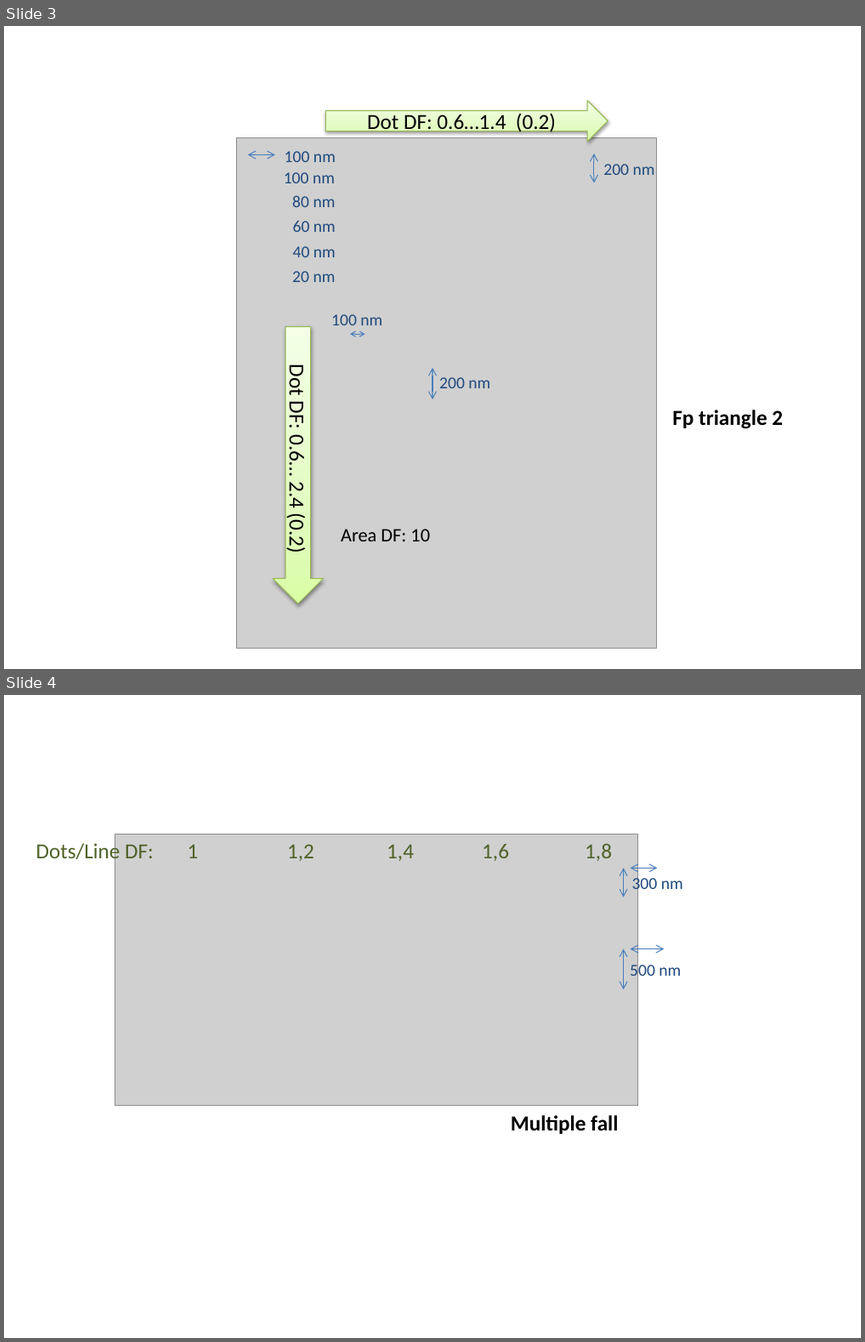
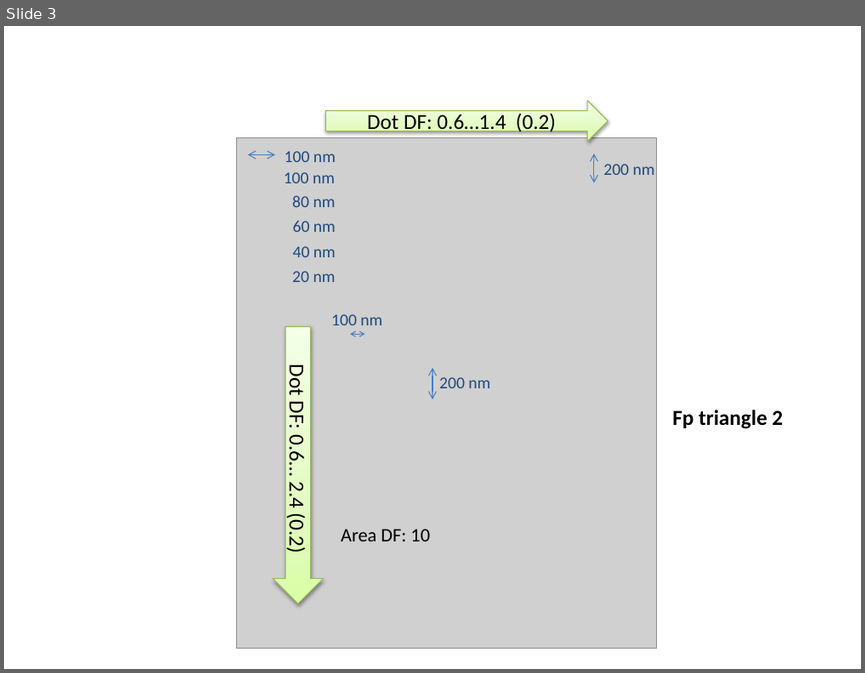
Before and after one commit to AdrienMau/Australie, a slide deck: Design/designs.pptx. Shown one above the other, each under a label of ours: slides 3 and 4 before the commit, slide 3 after it. The pictures are 865x1342 and 865x673 pixels, drawn with LibreOffice and Linux fonts; fonts in the diff are those of the drawing; grey boxes stand for pictures. Boxes give left, top, right and bottom in pixels: in the first picture for what was removed or moved away, otherwise in the second. Text is boxed around its words. In the diff, an @@ line names an element or a change of style, - is before the commit and + after.

Commit message:
Revert "Ajout de multiple falls et modify excel"
This reverts commit 5cee282d5942fa7478af26c6dbd5085b18218cbc.

```diff
--- a/Design/designs.pptx
+++ b/Design/designs.pptx
@@ slide 4 removed at (x1=4, y1=695, x2=861, y2=1338), background #FFFFFF @@
@@ text removed at (x1=36, y1=841, x2=199, y2=864) @@
-Dots/Line DF: 1
@@ picture removed at (x1=115, y1=834, x2=637, y2=1105) @@
@@ text removed at (x1=287, y1=844, x2=314, y2=861) @@
-1,2
@@ text removed at (x1=386, y1=845, x2=414, y2=861) @@
-1,4
@@ text removed at (x1=482, y1=844, x2=509, y2=861) @@
-1,6
@@ text removed at (x1=585, y1=844, x2=612, y2=861) @@
-1,8
@@ double arrow removed from (624, 868) to (624, 897) @@
@@ double arrow removed from (630, 868) to (657, 868) @@
@@ text removed at (x1=632, y1=875, x2=683, y2=894) @@
-300 nm
@@ double arrow removed from (624, 948) to (624, 990) @@
@@ double arrow removed from (630, 948) to (664, 948) @@
@@ text removed at (x1=630, y1=961, x2=681, y2=980) @@
-500 nm
@@ text removed at (x1=511, y1=1115, x2=618, y2=1134) @@
-Multiple fall
```
Also in this commit, not shown: 1 other file.
